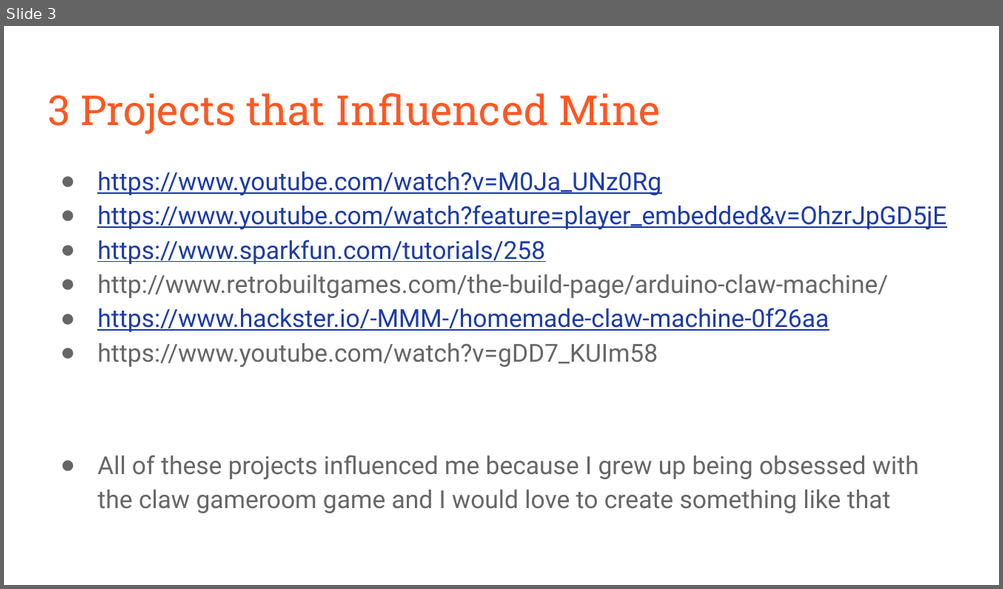
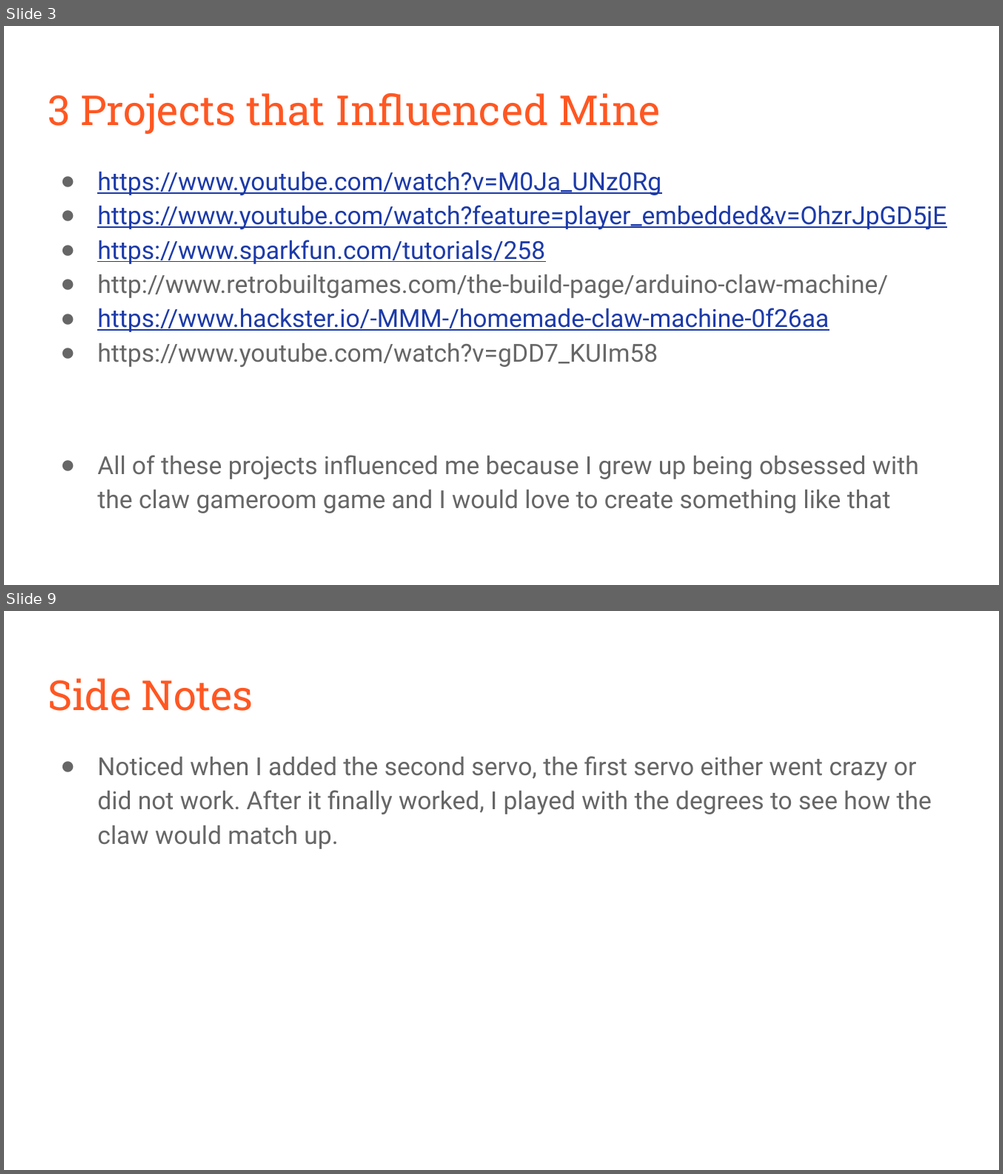
Before and after one commit to ashleycosette/CIM-542--Physical-Computing, a slide deck: Midterm/Midterm Physical Computing.pptx. Shown one above the other, each under a label of ours: slide 3 before the commit, slides 3 and 9 after it; the slides between them are not shown. The pictures are 1003x589 and 1003x1174 pixels, drawn with LibreOffice and Linux fonts; fonts in the diff are those of the drawing. Boxes give left, top, right and bottom in pixels: in the first picture for what was removed or moved away, otherwise in the second. Text is boxed around its words. In the diff, an @@ line names an element or a change of style, - is before the commit and + after.

```diff
--- a/Midterm/Midterm Physical Computing.pptx
+++ b/Midterm/Midterm Physical Computing.pptx
@@ slide 9 added at bbox=[4, 611, 999, 1170], background #FFFFFF @@
@@ title added at bbox=[48, 678, 253, 711], 30 pt, text #FF5722 @@
+Side Notes
@@ text added at bbox=[97, 756, 931, 849], 18 pt, text #666666 @@
+● Noticed when I added the second servo, the first servo either went crazy or did not work. After it finally worked, I played with the degrees to see how the claw would match up.
```
Also in this commit, not shown: 2 slides changed, 6 other slides added, 19 other files.
